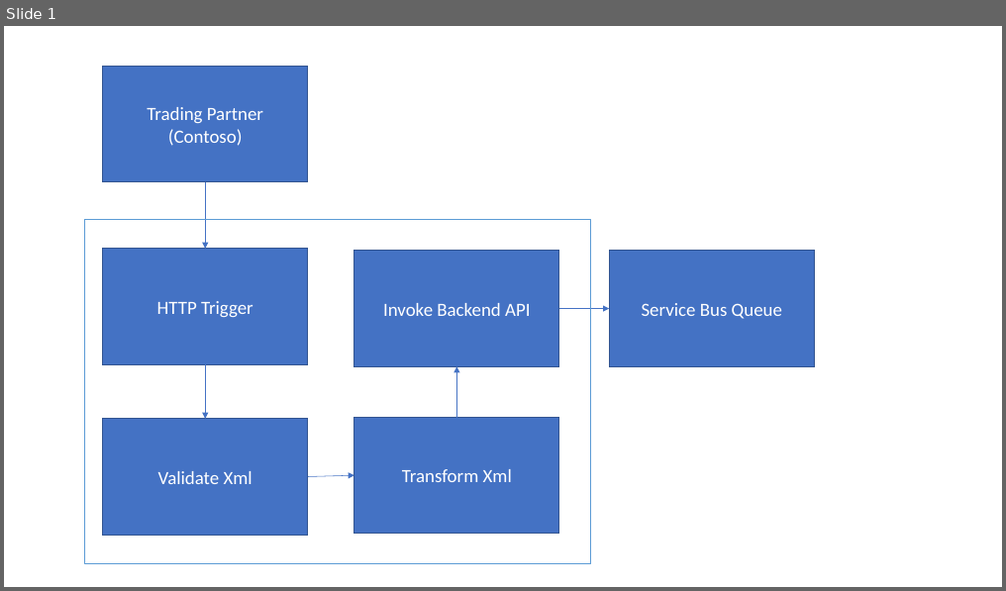
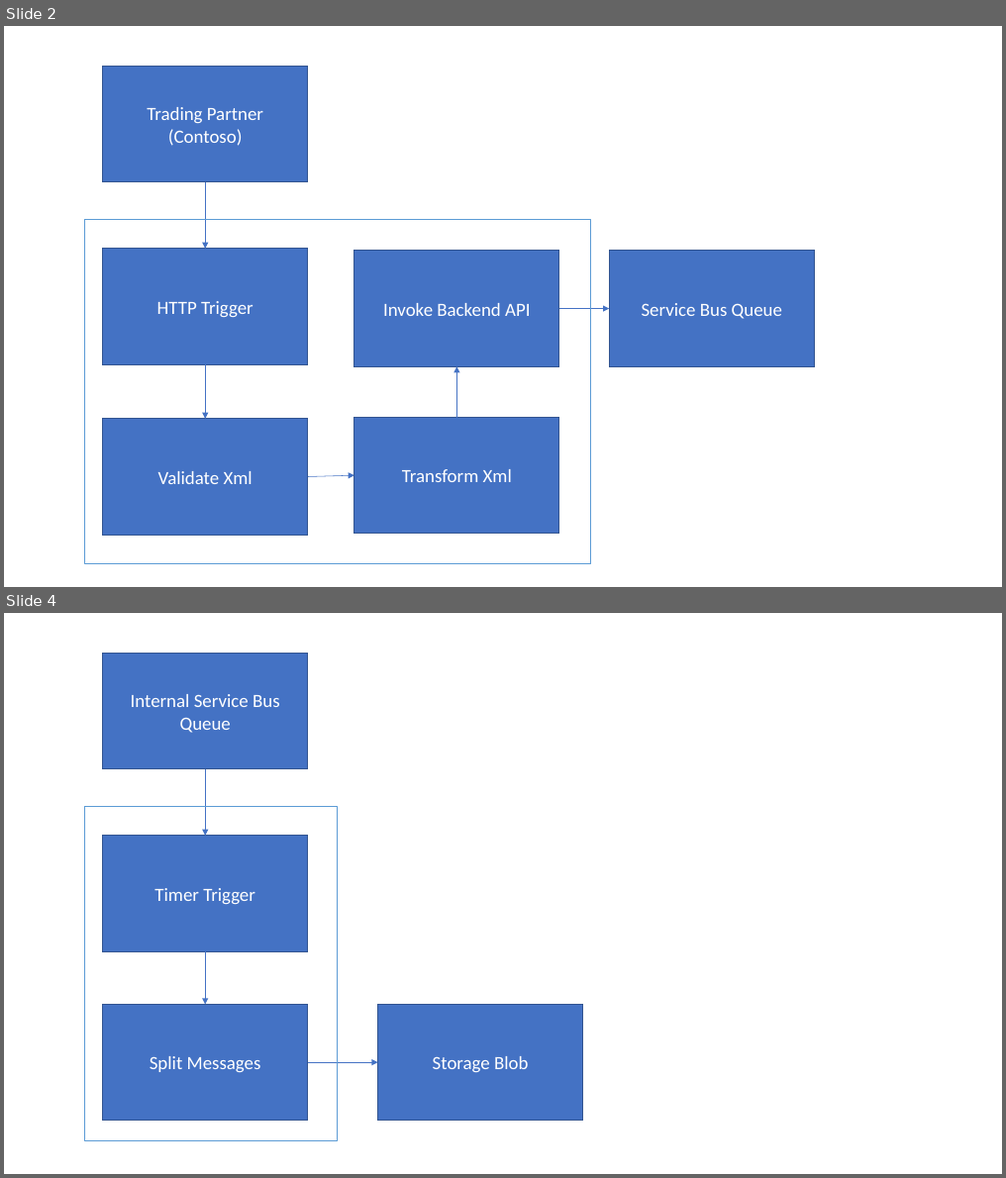
Before and after one commit to michael-chi/azure-eai, a slide deck: doc/contoso-receiver-adapter.pptx. Shown one above the other, each under a label of ours: slide 1 before the commit, slides 2 and 4 after it; the slides between them are not shown. The pictures are 1006x591 and 1006x1178 pixels, drawn with LibreOffice and Linux fonts; fonts in the diff are those of the drawing. Boxes give left, top, right and bottom in pixels: in the first picture for what was removed or moved away, otherwise in the second. Text is boxed around its words. In the diff, an @@ line names an element or a change of style, - is before the commit and + after.

```diff
--- a/doc/contoso-receiver-adapter.pptx
+++ b/doc/contoso-receiver-adapter.pptx
@@ slide 4 added at [4,613,1002,1174], background #FFFFFF @@
@@ rectangle added at [103,654,308,769], fill #4472C4, outline #325491 1 pt, 18 pt, text #FFFFFF @@
+Internal Service Bus Queue
@@ arrow added from (205, 769) to (205, 836), #4472C4 0.5 pt @@
@@ rectangle added at [84,807,338,1142], outline #5B9BD5 0.75 pt @@
@@ rectangle added at [103,836,308,952], fill #4472C4, outline #325491 1 pt, 18 pt, text #FFFFFF @@
+Timer Trigger
@@ arrow added from (205, 953) to (205, 1004), #4472C4 0.5 pt @@
@@ rectangle added at [103,1004,308,1121], fill #4472C4, outline #325491 1 pt, 18 pt, text #FFFFFF @@
+Split Messages
@@ rectangle added at [378,1004,583,1121], fill #4472C4, outline #325491 1 pt, 18 pt, text #FFFFFF @@
+Storage Blob
@@ arrow added from (308, 1062) to (378, 1062), #4472C4 0.5 pt @@
@@ what was slide 1 is now slide 2 @@
```
Also in this commit, not shown: 2 other slides added, 19 other files.
